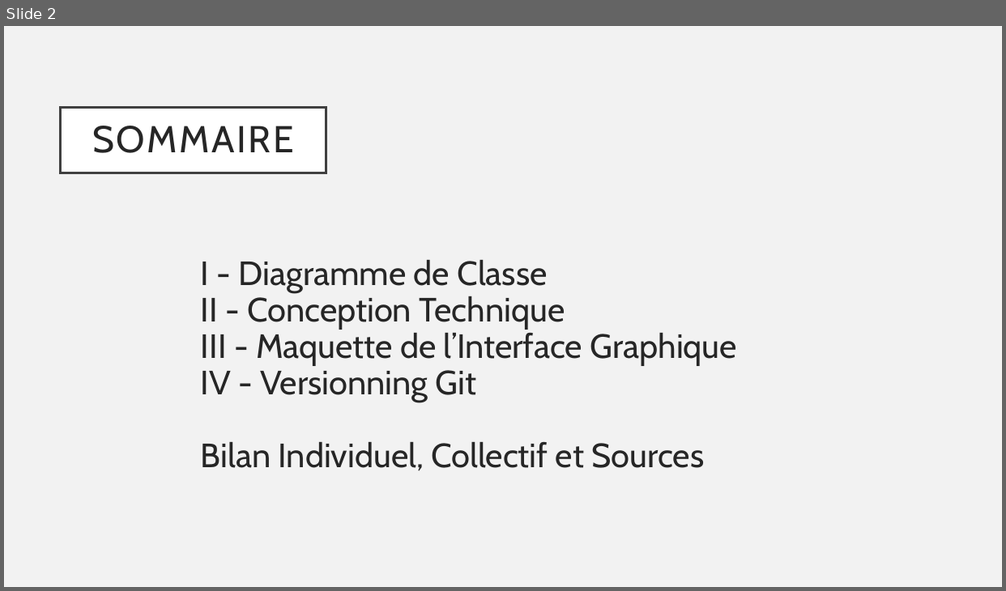
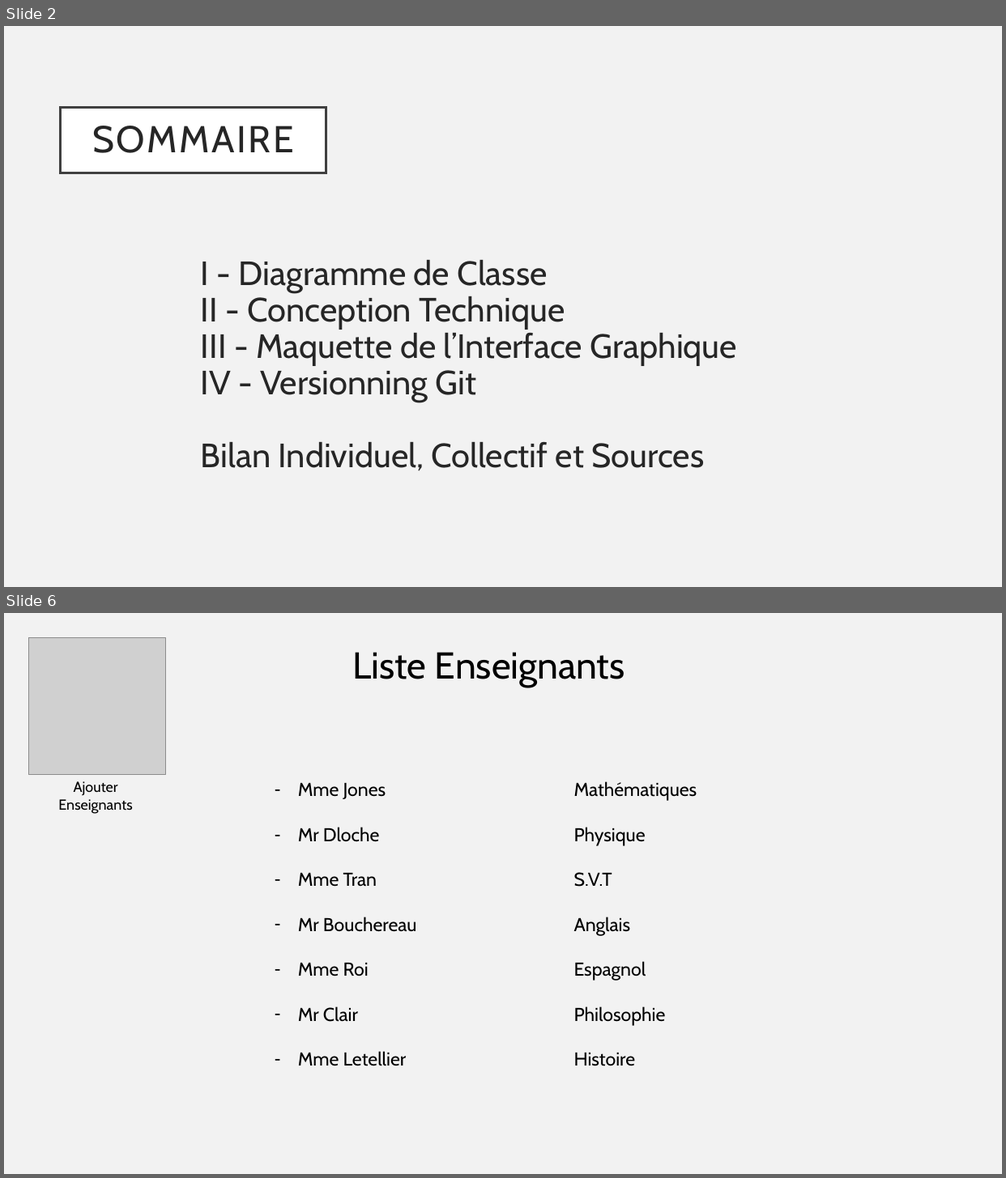
Before and after one commit to serina-chhem/gestionEcole, a slide deck: Presentation POO Java.pptx. Shown one above the other, each under a label of ours: slide 2 before the commit, slides 2 and 6 after it; the slides between them are not shown. The pictures are 1006x591 and 1006x1178 pixels, drawn with LibreOffice and Linux fonts; fonts in the diff are those of the drawing; grey boxes stand for pictures. Boxes give left, top, right and bottom in pixels: in the first picture for what was removed or moved away, otherwise in the second. Text is boxed around its words. In the diff, an @@ line names an element or a change of style, - is before the commit and + after.

Commit message:
ajout page enseignant

```diff
--- a/Presentation POO Java.pptx
+++ b/Presentation POO Java.pptx
@@ slide 6 added at <box>4,613,1002,1174</box>, background #F2F2F2 @@
@@ picture added at <box>28,637,165,774</box> @@
@@ text added at <box>352,652,625,688</box>, 36 pt, text #000000 @@
+Liste Enseignants
@@ text added at <box>58,781,132,814</box>, 14 pt, text #000000 @@
+Ajouter Enseignants
@@ text added at <box>298,781,697,1067</box>, 18 pt, text #000000 @@
+– Mme Jones Mathématiques
+– Mr Dloche Physique
+– Mme Tran S.V.T
+– Mr Bouchereau Anglais
+– Mme Roi Espagnol
+– Mr Clair Philosophie
+– Mme Letellier Histoire
```
Also in this commit, not shown: 4 other slides added, 1 slide removed, 18 other files.
